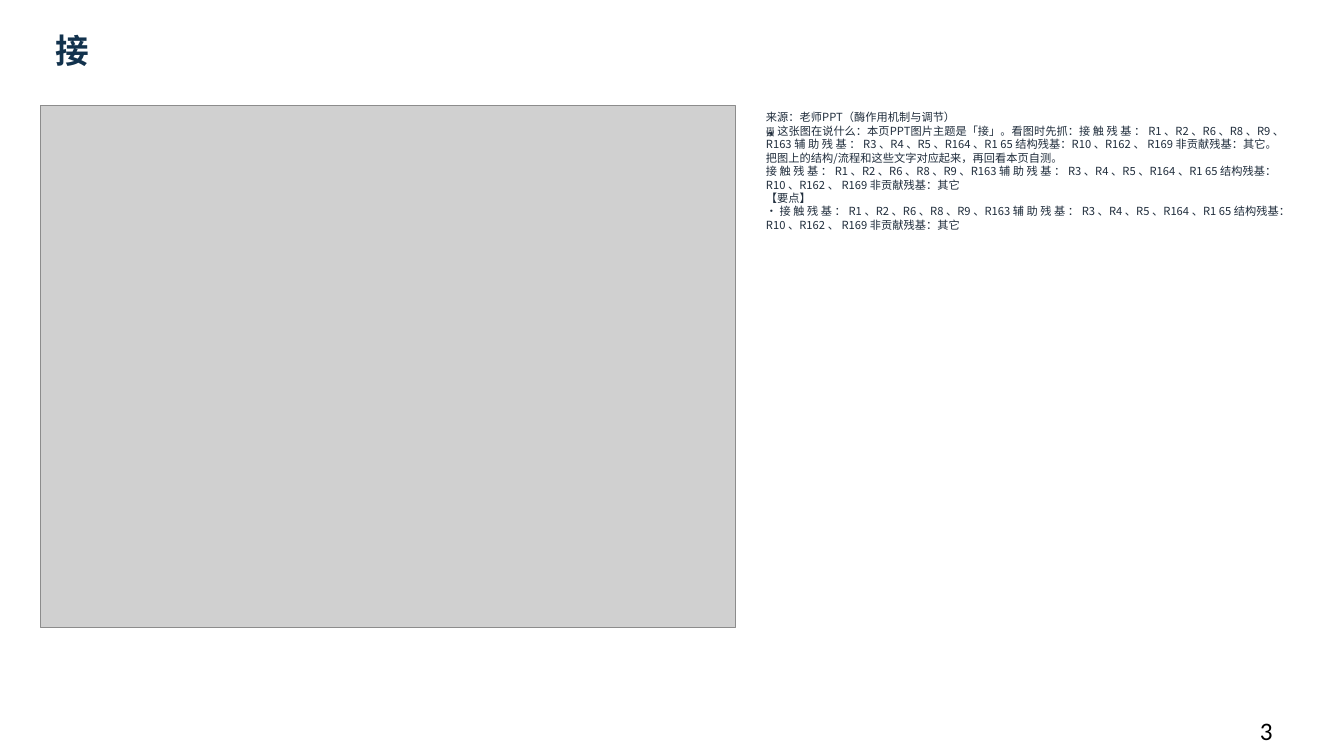
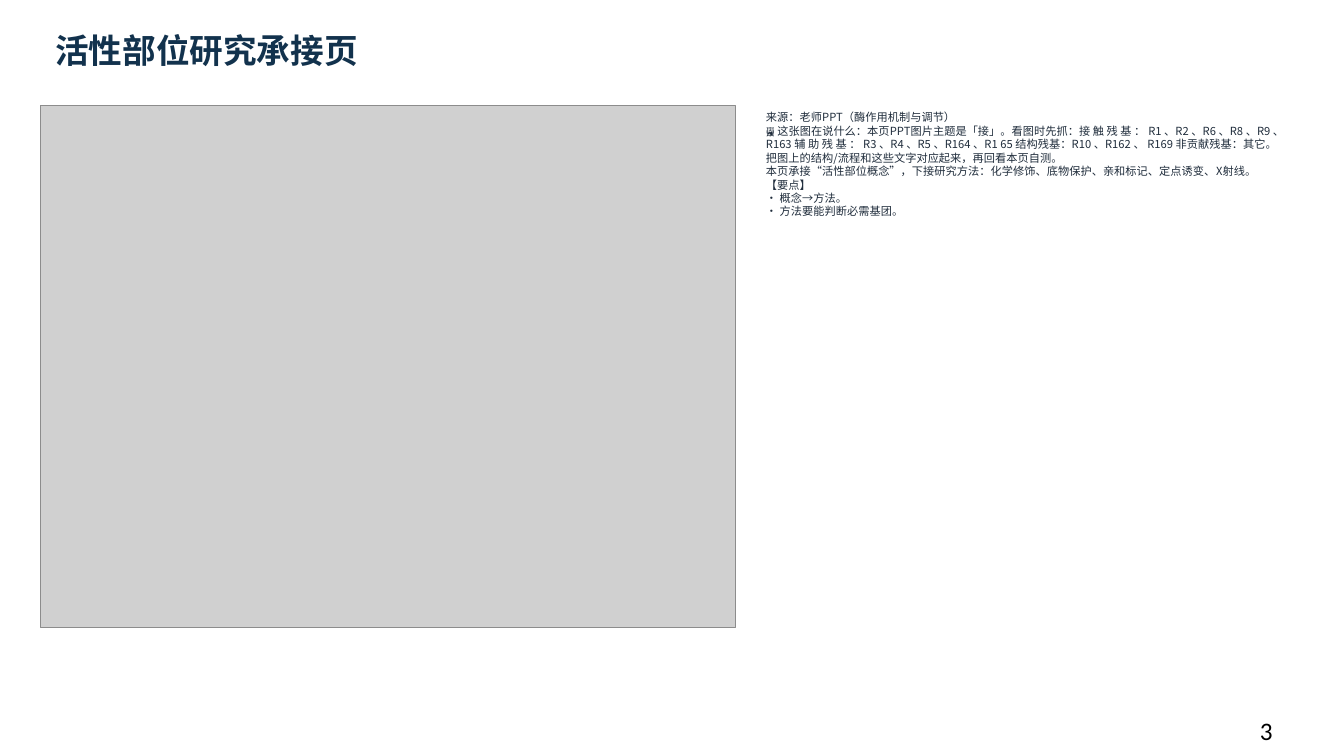
Before and after one commit to newkan-li/Biochemistry, a slide deck: slide 3 of downloads/bc08-ai-style.pptx. Drawn at 1344x756 pixels with LibreOffice and Linux fonts; fonts in the diff are those of the drawing; grey boxes stand for pictures. Boxes give left, top, right and bottom in pixels: in the first picture for what was removed or moved away, otherwise in the second. Text is boxed around its words. In the diff, an @@ line names an element or a change of style, - is before the commit and + after.

```diff
--- a/downloads/bc08-ai-style.pptx
+++ b/downloads/bc08-ai-style.pptx
@@ text at [55, 34, 357, 66]: text changed @@
-接
+活性部位研究承接页
@@ text at [766, 111, 1284, 216]: text changed @@
-来源：老师PPT（酶作用机制与调节）
-🖼 这张图在说什么：本页PPT图片主题是「接」。看图时先抓：接 触 残 基 ： R1 、R2 、R6 、R8 、R9 、R163 辅 助 残 基 ： R3 、R4 、R5 、R164 、R1 65 结构残基：R10 、R162 、 R169 非贡献残基：其它。把图上的结构/流程和这些文字对应起来，再回看本页自测。
-接 触 残 基 ： R1 、R2 、R6 、R8 、R9 、R163 辅 助 残 基 ： R3 、R4 、R5 、R164 、R1 65 结构残基：R10 、R162 、 R169 非贡献残基：其它
-【要点】
-• 接 触 残 基 ： R1 、R2 、R6 、R8 、R9 、R163 辅 助 残 基 ： R3 、R4 、R5 、R164 、R1 65 结构残基：R10 、R162 、 R169 非贡献残基：其它
+来源：老师PPT（酶作用机制与调节）
+🖼 这张图在说什么：本页PPT图片主题是「接」。看图时先抓：接 触 残 基 ： R1 、R2 、R6 、R8 、R9 、R163 辅 助 残 基 ： R3 、R4 、R5 、R164 、R1 65 结构残基：R10 、R162 、 R169 非贡献残基：其它。把图上的结构/流程和这些文字对应起来，再回看本页自测。
+本页承接“活性部位概念”，下接研究方法：化学修饰、底物保护、亲和标记、定点诱变、X射线。
+【要点】
+• 概念→方法。
+• 方法要能判断必需基团。
```
Also in this commit, not shown: 41 other slides changed, 5 other files.
